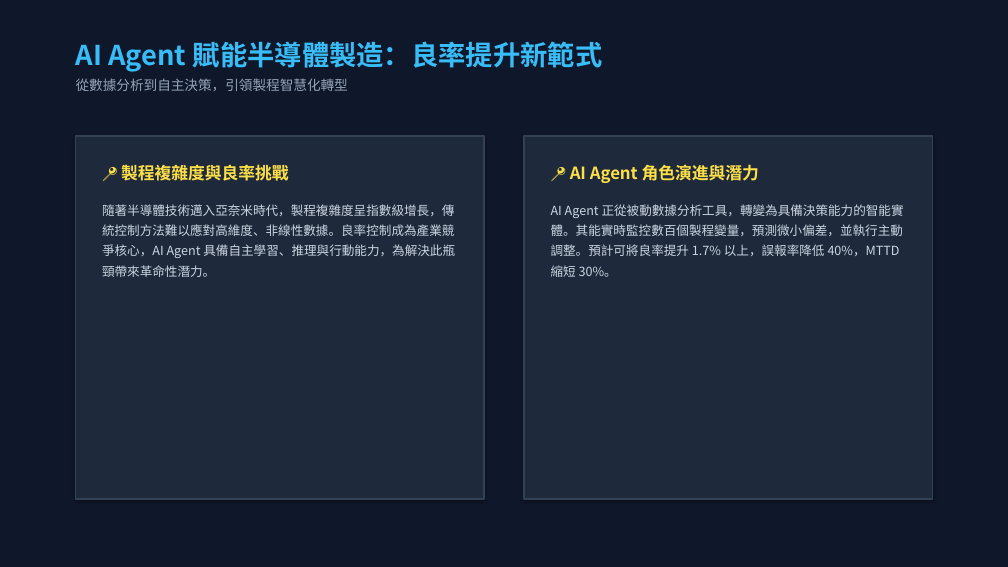
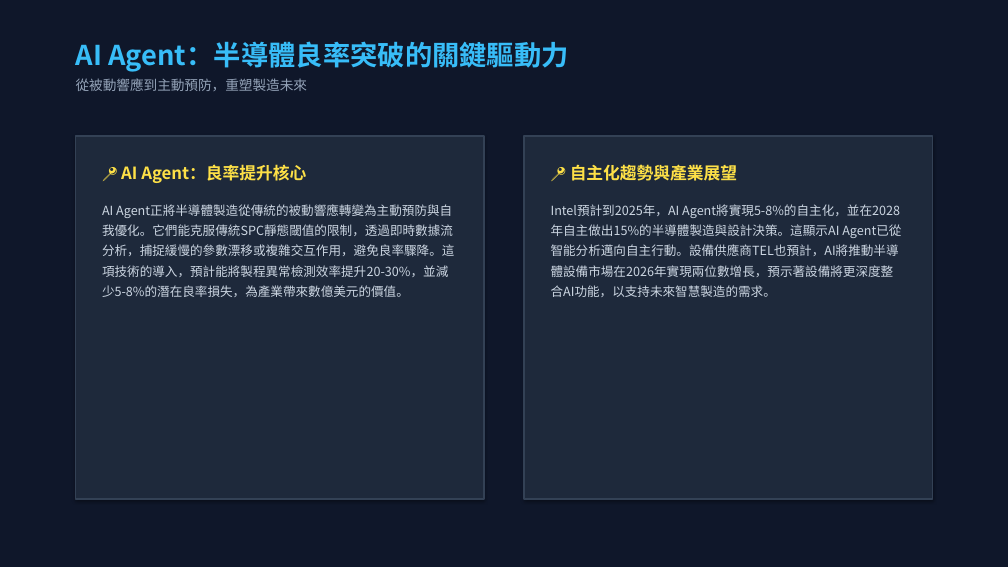
Before and after one commit to HJHuang1-lab/semiconductor-AI_report, a slide deck: slide 2 of AI_Agent_Semiconductor_Yield_Report.pptx. Drawn at 1008x567 pixels with LibreOffice and Linux fonts; fonts in the diff are those of the drawing. Boxes give left, top, right and bottom in pixels: in the first picture for what was removed or moved away, otherwise in the second. Text is boxed around its words. In the diff, an @@ line names an element or a change of style, - is before the commit and + after.

```diff
--- a/AI_Agent_Semiconductor_Yield_Report.pptx
+++ b/AI_Agent_Semiconductor_Yield_Report.pptx
@@ text at [76,41,569,91]: text changed @@
-AI Agent 賦能半導體製造：良率提升新範式
-從數據分析到自主決策，引領製程智慧化轉型
+AI Agent：半導體良率突破的關鍵驅動力
+從被動響應到主動預防，重塑製造未來
@@ text at [102,164,454,297]: text changed @@
-📍 製程複雜度與良率挑戰
-隨著半導體技術邁入亞奈米時代，製程複雜度呈指數級增長，傳統控制方法難以應對高維度、非線性數據。良率控制成為產業競爭核心，AI Agent 具備自主學習、推理與行動能力，為解決此瓶頸帶來革命性潛力。
+📍 AI Agent：良率提升核心
+AI Agent正將半導體製造從傳統的被動響應轉變為主動預防與自我優化。它們能克服傳統SPC靜態閾值的限制，透過即時數據流分析，捕捉緩慢的參數漂移或複雜交互作用，避免良率驟降。這項技術的導入，預計能將製程異常檢測效率提升20-30%，並減少5-8%的潛在良率損失，為產業帶來數億美元的價值。
@@ text at [551,165,900,297]: text changed @@
-📍 AI Agent 角色演進與潛力
-AI Agent 正從被動數據分析工具，轉變為具備決策能力的智能實體。其能實時監控數百個製程變量，預測微小偏差，並執行主動調整。預計可將良率提升 1.7% 以上，誤報率降低 40%，MTTD 縮短 30%。
+📍 自主化趨勢與產業展望
+Intel預計到2025年，AI Agent將實現5-8%的自主化，並在2028年自主做出15%的半導體製造與設計決策。這顯示AI Agent已從智能分析邁向自主行動。設備供應商TEL也預計，AI將推動半導體設備市場在2026年實現兩位數增長，預示著設備將更深度整合AI功能，以支持未來智慧製造的需求。
```
Also in this commit, not shown: 2 other slides changed, 4 slides added, 4 slides removed, 5 other files.
